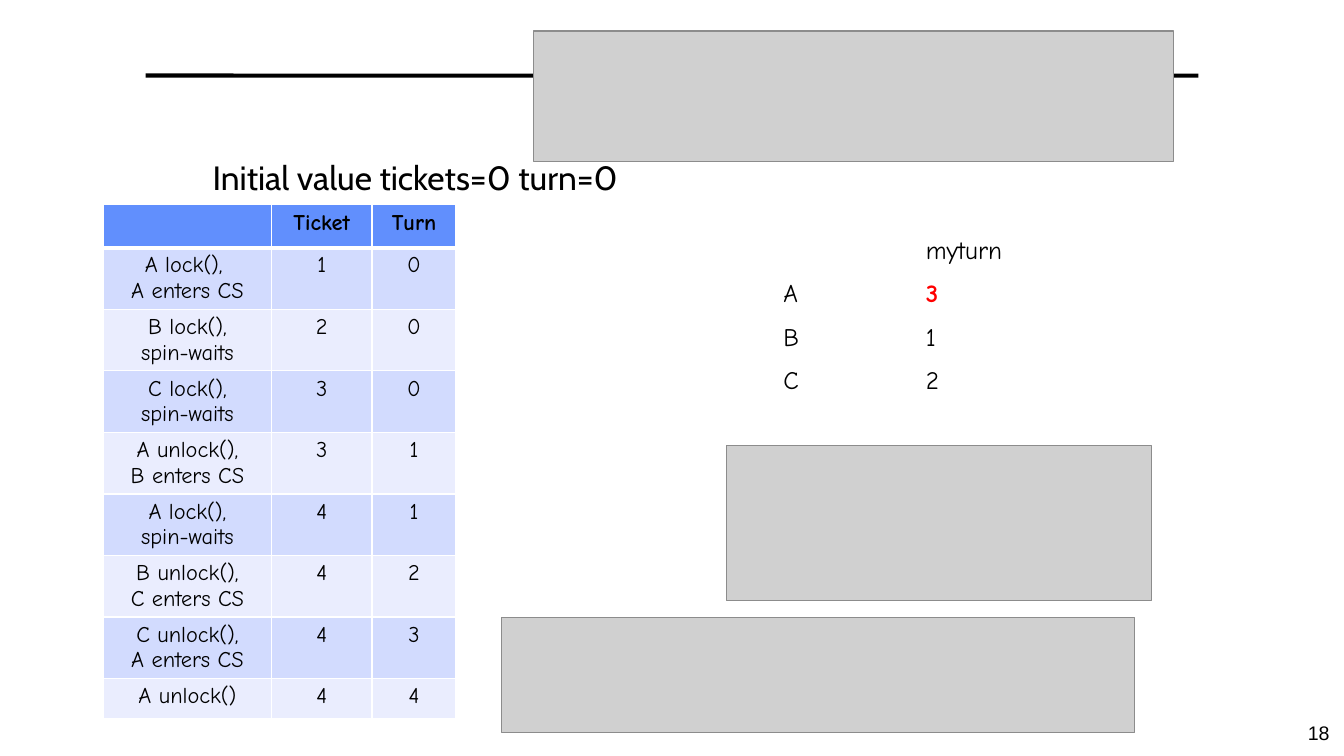
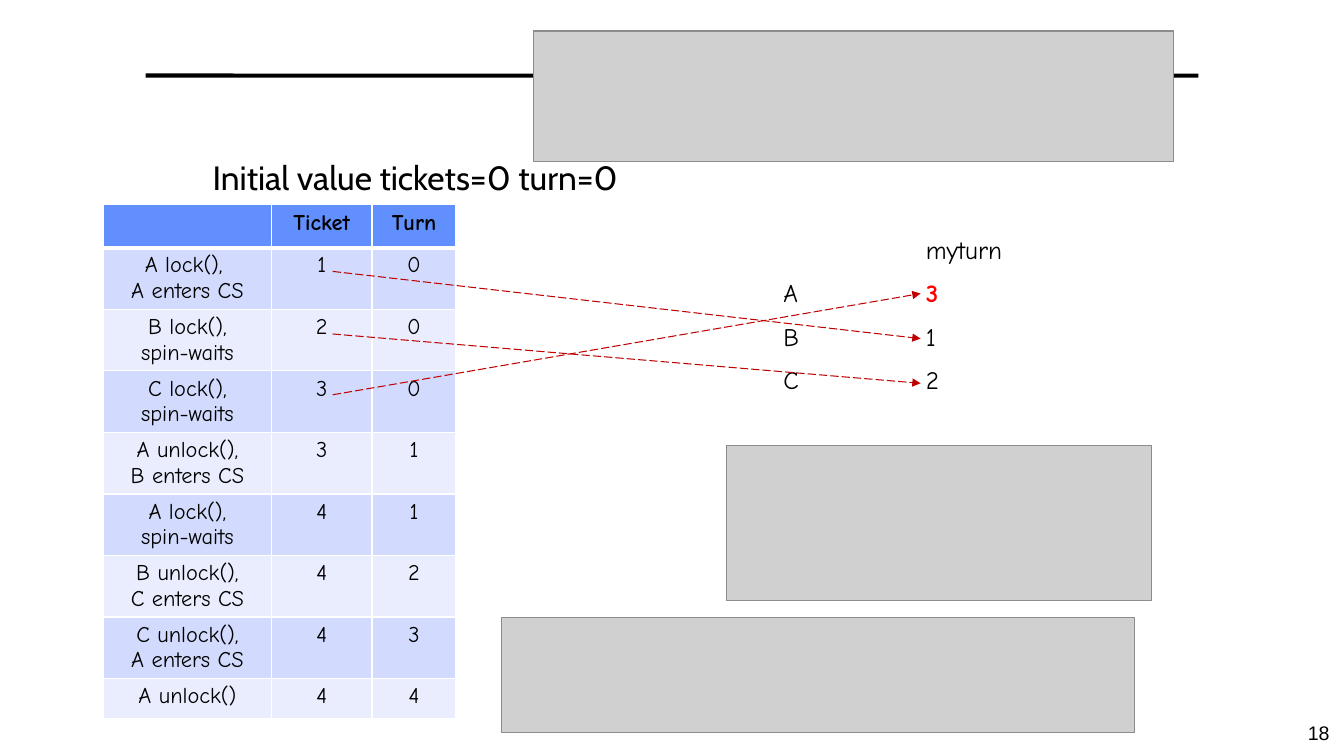
Before and after one commit to guhofstra/CSC112Fa26, a slide deck: slide 18 of PPTs/L3-Synchronization.pptx. Drawn at 1344x756 pixels with LibreOffice and Linux fonts; fonts in the diff are those of the drawing; grey boxes stand for pictures. Boxes give left, top, right and bottom in pixels: in the first picture for what was removed or moved away, otherwise in the second. Text is boxed around its words. In the diff, an @@ line names an element or a change of style, - is before the commit and + after.

```diff
--- a/PPTs/L3-Synchronization.pptx
+++ b/PPTs/L3-Synchronization.pptx
@@ arrow added from (333, 271) to (921, 339), #C00000 0.75 pt dashed @@
@@ arrow added from (333, 395) to (921, 293), #C00000 0.75 pt dashed @@
@@ arrow added from (333, 334) to (921, 383), #C00000 0.75 pt dashed @@
```
Also in this commit, not shown: 3 other slides changed, 1 other file.
